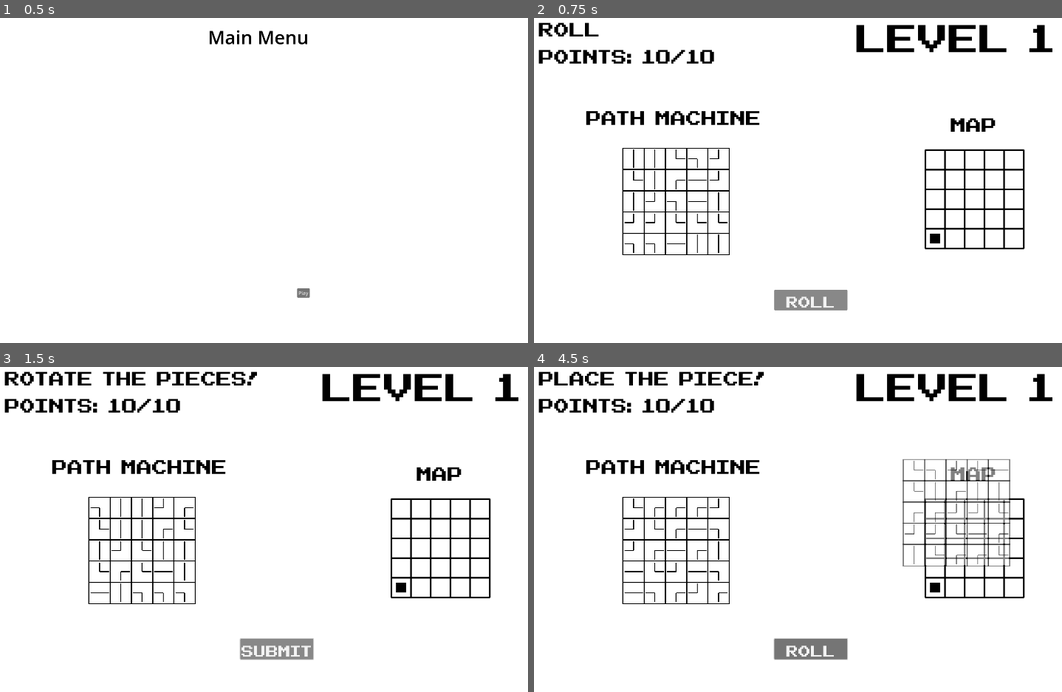
Above: before the commit, frames 1-4 (two rows, left to right).
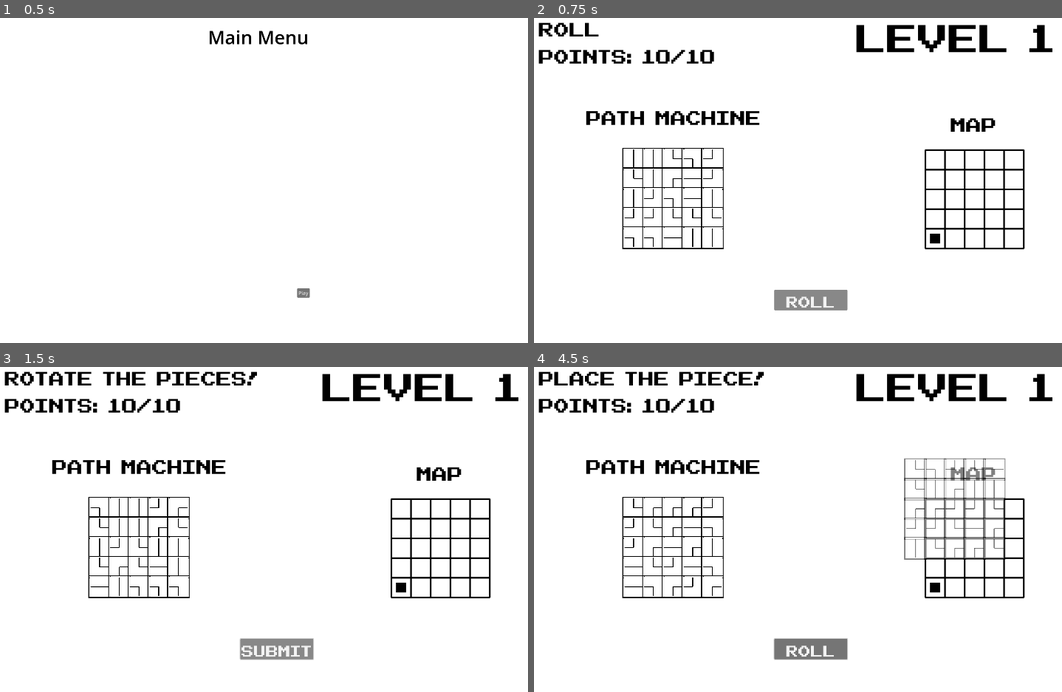
Above: after the commit, the same moments.

Repository: Peachball/gmtk-2025
Game: Godot game, scene res://scenes/menu.tscn
Two runs of this game, one before a commit and one after it. Both use one fixed random seed, a clock stepped at 60 frames per second and the inputs below.
Inputs (mouse positions are in pixels of both pictures, inside the frame that each line leads up to):
- Up to frame 1 (0.5 s): no input
- Up to frame 2 (0.75 s): click "Play" at 0.5 s
- Up to frame 3 (1.5 s): click "Roll" at 1.25 s
- Up to frame 4 (4.5 s): click "Submit" at 2 s; click "Roll" at 2.75 s; click "Roll" at 3.5 s; move the mouse to (951, 510) at 4.27 s; click (951, 510) at 4.42 s

Frame 1 is identical in both runs. In frame 2, 2.0% of the frame differs, in the area x 16-38%, y 40-73%; in frame 3, 2.0%; in frame 4, 4.3%, in the area x 16-91%, y 27-73%.

Commit message:
Snap tiles to grid when moving around

Diff:
--- a/objects/slot_machine.gd
+++ b/objects/slot_machine.gd
@@ -6,7 +6,6 @@
 const MACHINE_HEIGHT := 5
 
 @export var tile_scene: PackedScene
-@export var tile_spacing := 5
 
 
 func _ready() -> void:
@@ -20,8 +19,8 @@
 			tile.init_random_direction()
 			tile.grid_position = Vector2i(col, row)
 			var tile_size := Constant.TILE_WIDTH
-			var pos_x := col * (tile_size + tile_spacing)
-			var pos_y := row * (tile_size + tile_spacing)
+			var pos_x := col * (tile_size)
+			var pos_y := row * (tile_size)
 
 			tile.position = Vector2(pos_x, pos_y)
 			$Tiles.add_child(tile)
--- a/scenes/level.gd
+++ b/scenes/level.gd
@@ -37,7 +37,11 @@
 
 func process_place_tile() -> void:
 	var mouse_pos = get_viewport().get_mouse_position()
-	$HeldTiles.position = mouse_pos - Vector2((Constant.TILE_WIDTH * $SlotMachine.MACHINE_HEIGHT) / 2, (Constant.TILE_WIDTH * $SlotMachine.MACHINE_WIDTH) / 2)
+	var centered_position: Vector2 = mouse_pos - Vector2((Constant.TILE_WIDTH * $SlotMachine.MACHINE_HEIGHT) / 2, (Constant.TILE_WIDTH * $SlotMachine.MACHINE_WIDTH) / 2)
+	var map_offset: Vector2 = $WorldMap.position
+	$HeldTiles.position = (
+		(centered_position - map_offset).snappedf(Constant.TILE_WIDTH) + map_offset
+	)
 
 	if Input.is_action_just_pressed("ui_cancel"):
 		clear_held_tiles()
